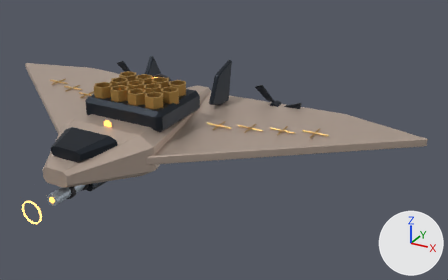
Renders of the Blender file out/combat_reference/t09/t09.blend from each side of a commit.
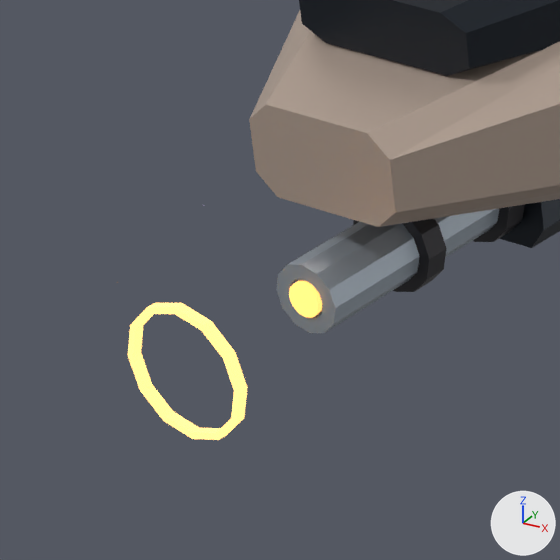
There are two pictures of each version: one whole from a camera (50 mm lens) standing at (5.6, -7.37, 5.12) and looking at (1.26, 0.52, 1.18), one close up on the part from 0% to 21% of the width and 53% to 87% of the height. Arrows for +X, +Y and +Z are at lower right; the lights stay in place. The first two pictures are the older version. Both versions are drawn at frame 16 of the action 't09:light:fx_light_wake'; the numbers are the values there.

The first close-up shows 'Combat compression annulus', 'Dark nose canopy', 'Faceted aerodynamic fuselage', 'Light muzzle emission', 'Light weapon open bore', 'Light weapon receiver', 'Weapon cooling collar', 'Weapon cooling collar.001'.
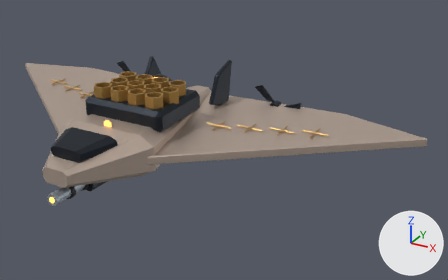
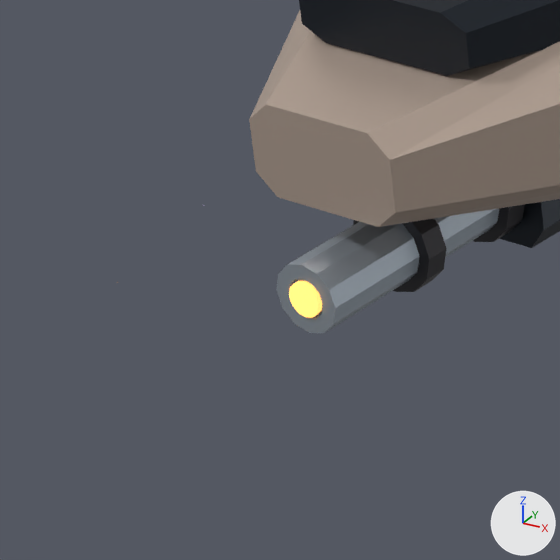
ob_fx_light_wake is not drawn itself; it is the parent of ob_combat_compression_annulus.

Where the change shows, as pixel boxes (x1, y1, x2, y2) in the close-ups (560 x 560 px):
'Combat compression annulus', deleted: before (128, 303, 248, 440)

What changed in the scene script:
```text
Change ob_fx_light_wake:
    ob_fx_light_wake.location: (0.0, -0.375, 0.0) -> (0.0, 0.168, 0.0)
    ob_fx_light_wake.scale: (0.982, 0.982, 0.982) -> (0.0325, 0.0325, 0.0325)
Remove ob_combat_compression_annulus:
    ob_combat_compression_annulus = bpy.data.objects.new('Combat compression annulus', me_combat_compression_annulus)
    ob_combat_compression_annulus.parent = ob_fx_light_wake
    ob_combat_compression_annulus.location = (0.0, 0.0, 0.0)
```
